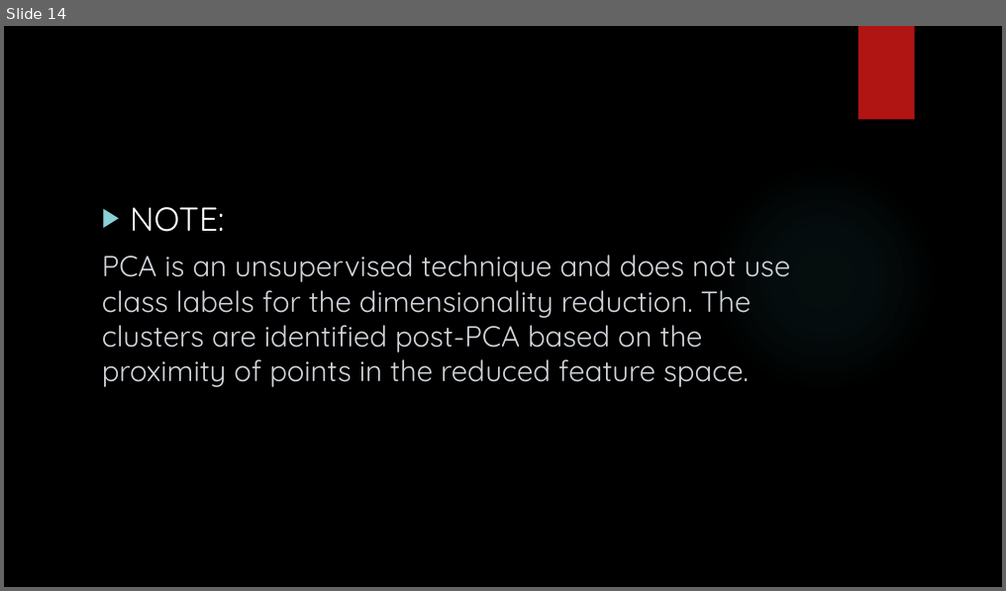
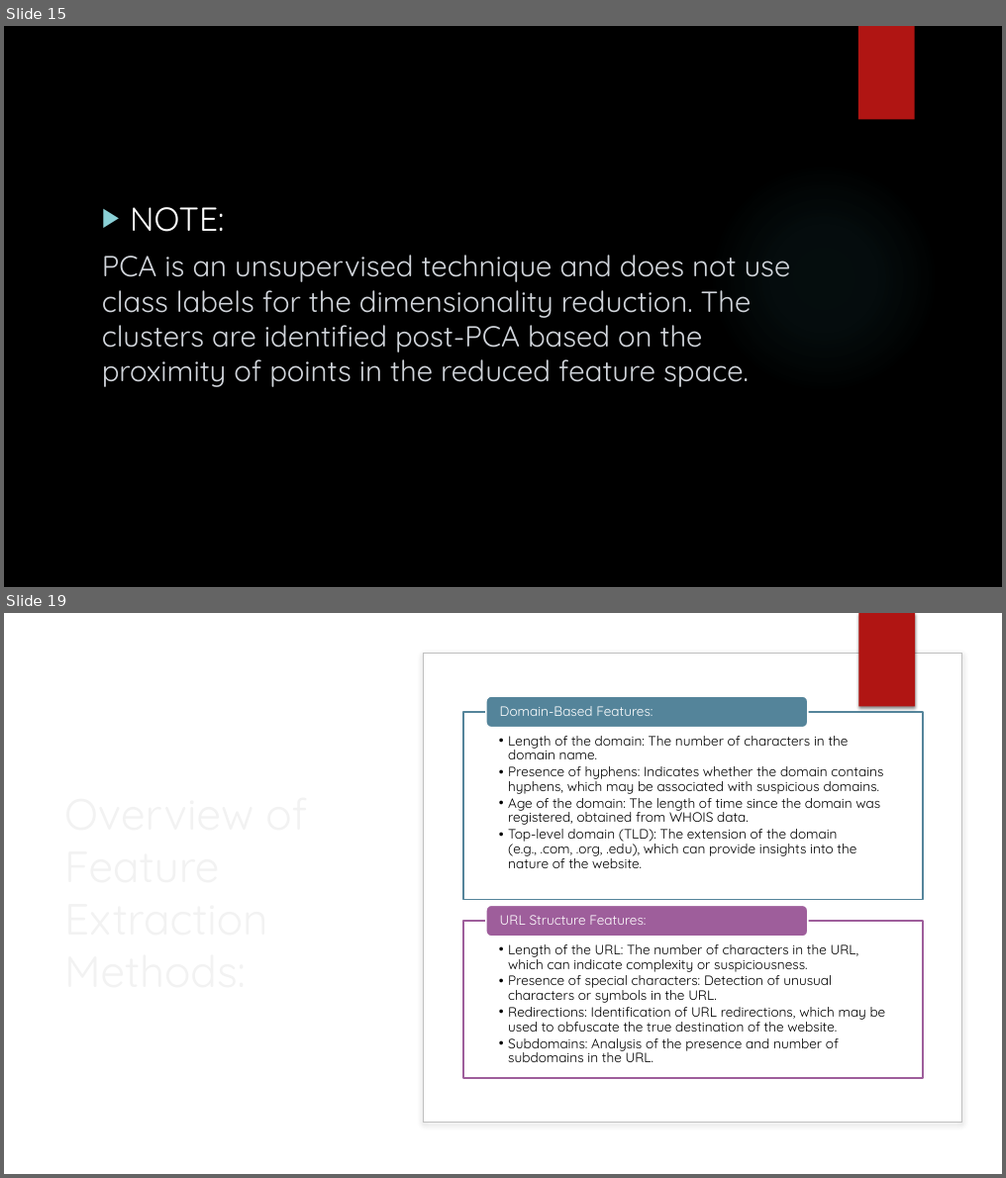
Before and after one commit to mpriyankapatil/ISU-Software_Project_2024, a slide deck: Week 4&5 Presentation.pptx. Shown one above the other, each under a label of ours: slide 14 before the commit, slides 15 and 19 after it; the slides between them are not shown. The pictures are 1006x591 and 1006x1178 pixels, drawn with LibreOffice and Linux fonts; fonts in the diff are those of the drawing; background and template pictures are left out. Boxes give left, top, right and bottom in pixels: in the first picture for what was removed or moved away, otherwise in the second. Text is boxed around its words. In the diff, an @@ line names an element or a change of style, - is before the commit and + after.

```diff
--- a/Week 4&5 Presentation.pptx
+++ b/Week 4&5 Presentation.pptx
@@ slide 19 added at [4,613,1002,1174], background picture (left out); not listed: 1 template element that a slide beside it also shows @@
@@ rectangle added at [383,613,1002,1174], fill #FFFFFF @@
@@ rectangle added at [859,613,915,707], fill #B01513 @@
@@ rounded rectangle added at [423,653,962,1123], fill #FFFFFF, outline #BFBFBF 1 pt @@
@@ title added at [57,700,344,1082], 42 pt, text #F2F2F2 @@
+Overview of Feature Extraction Methods:
@@ group added at [463,696,923,1078]: 4 texts, 2 rectangles, 2 rounded rectangles @@
+  • Length of the domain: The number of characters in the domain name.
+  • Presence of hyphens: Indicates whether the domain contains hyphens, which may be associated with suspicious domains.
+  • Age of the domain: The length of time since the domain was registered, obtained from WHOIS data.
+  • Top-level domain (TLD): The extension of the domain (e.g., .com, .org, .edu), which can provide insights into the nature of the website.
+Domain-Based Features:
+  • Length of the URL: The number of characters in the URL, which can indicate complexity or suspiciousness.
+  • Presence of special characters: Detection of unusual characters or symbols in the URL.
+  • Redirections: Identification of URL redirections, which may be used to obfuscate the true destination of the website.
+  • Subdomains: Analysis of the presence and number of subdomains in the URL.
+URL Structure Features:
@@ what was slide 14 is now slide 15 @@
```
Also in this commit, not shown: 3 slides changed, 9 other slides added.
